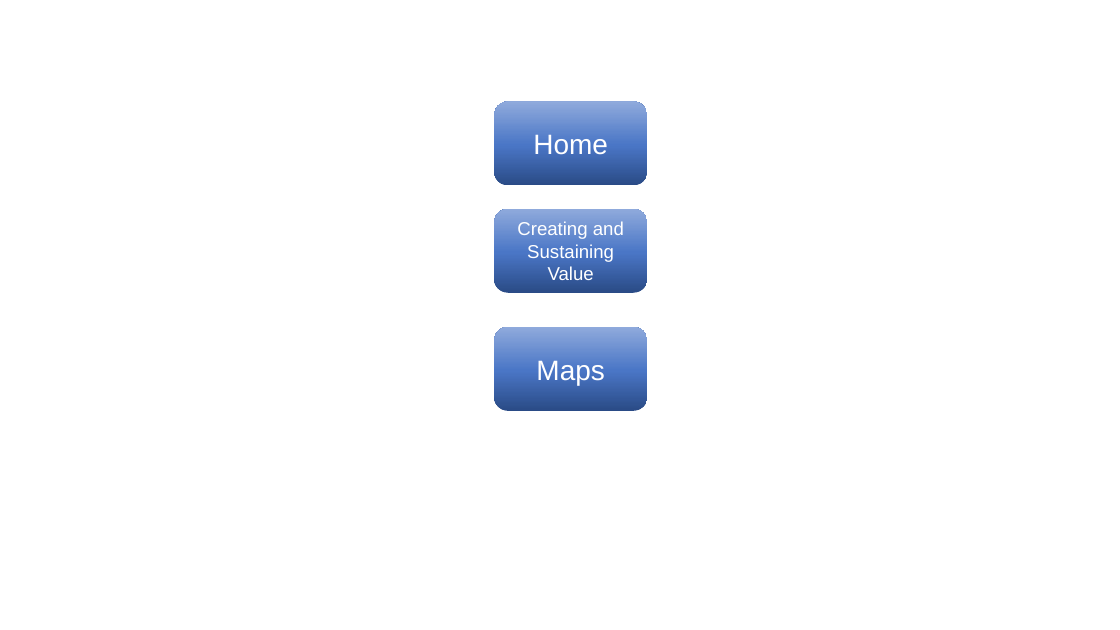
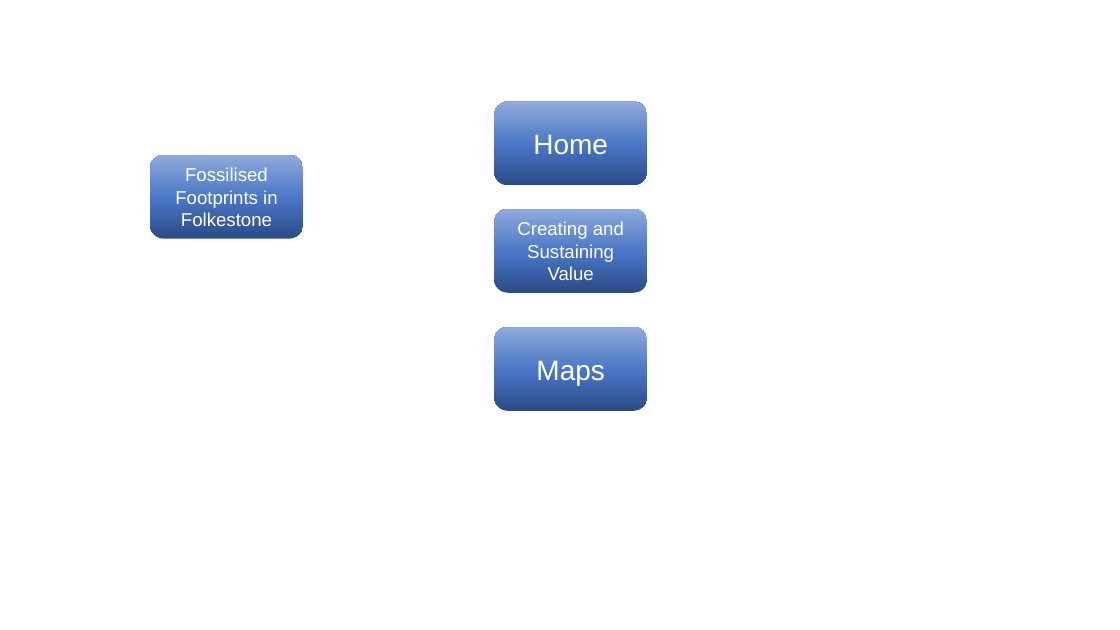
Before and after one commit to andyb1984/Portfolio, a slide deck: slide 1 of Buttons/designer.pptx. Drawn at 1120x630 pixels with LibreOffice and Linux fonts; fonts in the diff are those of the drawing. Boxes give left, top, right and bottom in pixels: in the first picture for what was removed or moved away, otherwise in the second. Text is boxed around its words. In the diff, an @@ line names an element or a change of style, - is before the commit and + after.

```diff
--- a/Buttons/designer.pptx
+++ b/Buttons/designer.pptx
@@ rounded rectangle added at bbox=[150, 155, 303, 239], fill gradient #2A4B86 to #4A76C6 to #8FAADC, 16 pt, text #FFFFFF @@
+Fossilised Footprints in Folkestone
```
Also in this commit, not shown: 6 other files.
